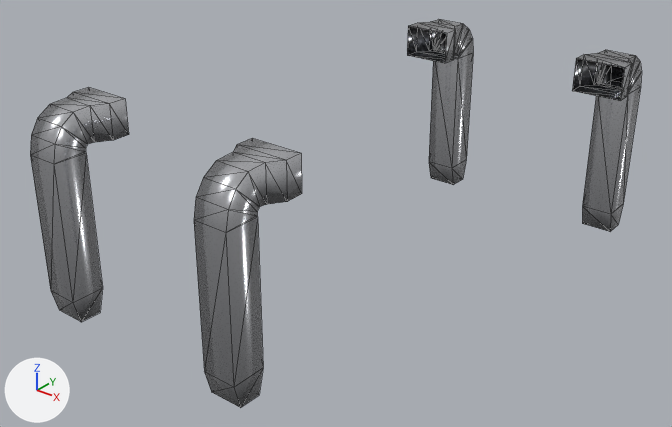
One commit to the glTF model hosts/greeter/bao-3d-legs-b.glb: the scene before it, then after it.
Before and after are seen from a 50 mm lens placed at (7.36, -9.83, 4.12), pointed at (-0.16, -0.43, -1.7). Lighting does not change. The marker at lower left points along +X, +Y and +Z. The picture after the commit comes second. Mesh edges are drawn as thin lines.

The first picture shows 'Cube.006-baked.001'.
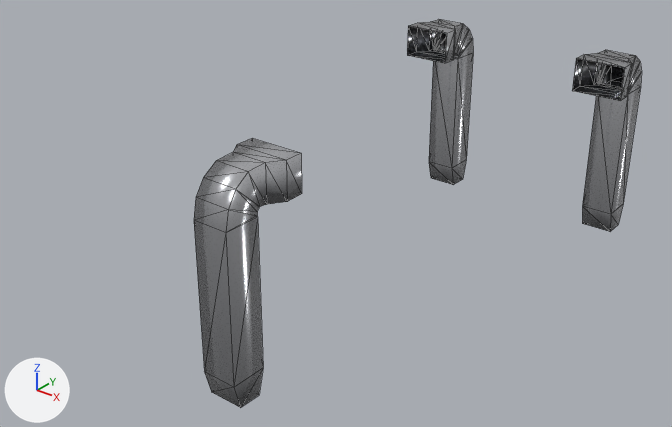
Where the change shows, as pixel boxes [x1, y1, x2, y2] in the pictures (672 x 427 px):
```json
{"object": "Cube.006-baked.001", "change": "reshaped", "before": [30, 20, 642, 408], "after": [194, 20, 642, 408], "on screen": "27% narrower"}
{"part": 1, "of": "me_cube_017", "change": "deleted", "before": [30, 87, 129, 322]}
```

Scene script edits in JSON lines:
```json
{"block": "me_cube_017", "where": "# used by ob_cube_006_baked_001; location = (0.0, 0.0, 0.0)"}
{"op": "remove", "block": "me_cube_017", "code": "me_cube_017.from_pydata(...)  # 144 vertices, 264 faces; spans x -2.59..2.59, y -3.73..3.73, z -2.66..0.25"}
{"op": "add", "block": "me_cube_017", "code": "me_cube_017.from_pydata(...)  # 108 vertices, 198 faces; spans x -1.11..2.59, y -3.73..3.73, z -2.66..0.25"}
{"block": "me_cube_017", "change": "me_cube_017 part 1: the loose piece of 36 vertices spanning x -2.59..-1.85, y -3.73..-2.63, z -2.66..0.25 is deleted"}
```
